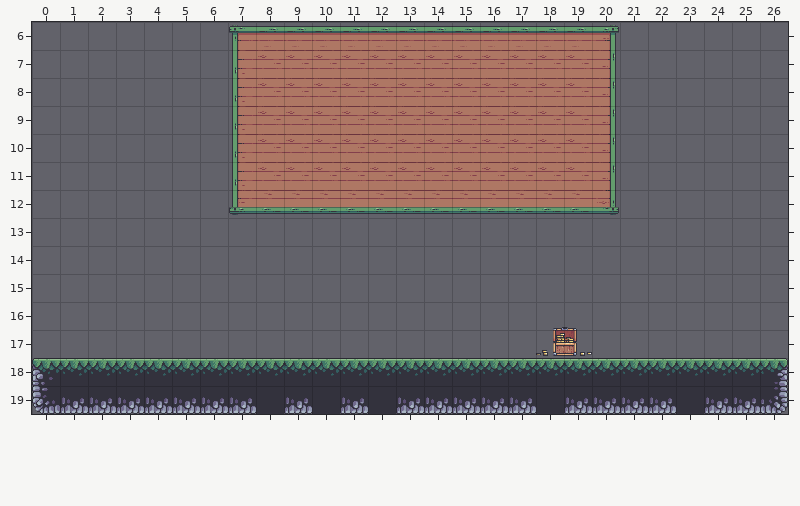
Tiled map, stored at src/assets/treasure-hunters/welcome.tmx. Above: the version before the commit.
Cells are 32x32 px. Shown: x 0..26, y 6..19. Not drawn, because the pictures are missing: unchanged layers "background_palm_trees", "front_palm_trunks_roots".
The same view after the edit:
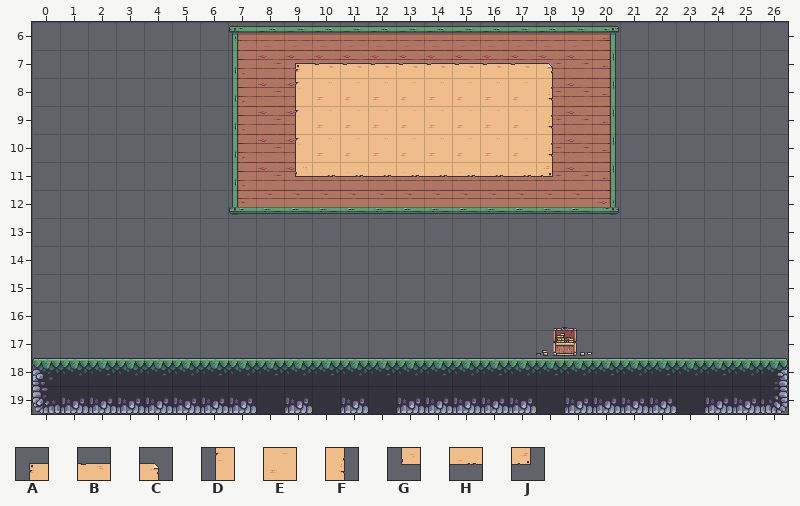
Key: from "yellow_paper": A 0, B 8, C 9, D 10, E 11, F 12, G 13, H 14, J 15.
_ is an empty cell.
Tiles of an added or newly shown layer are drawn over the layers below it.
Edits made:
Changed rows in their new state; . is an unchanged cell.
Layer "yellow_paper" (added):
first column x 9:
 7 ABBBBBBBBC
 8 DEEEEEEEEF
 9 DEEEEEEEEF
10 DEEEEEEEEF
11 GHHHHHHHHJ
